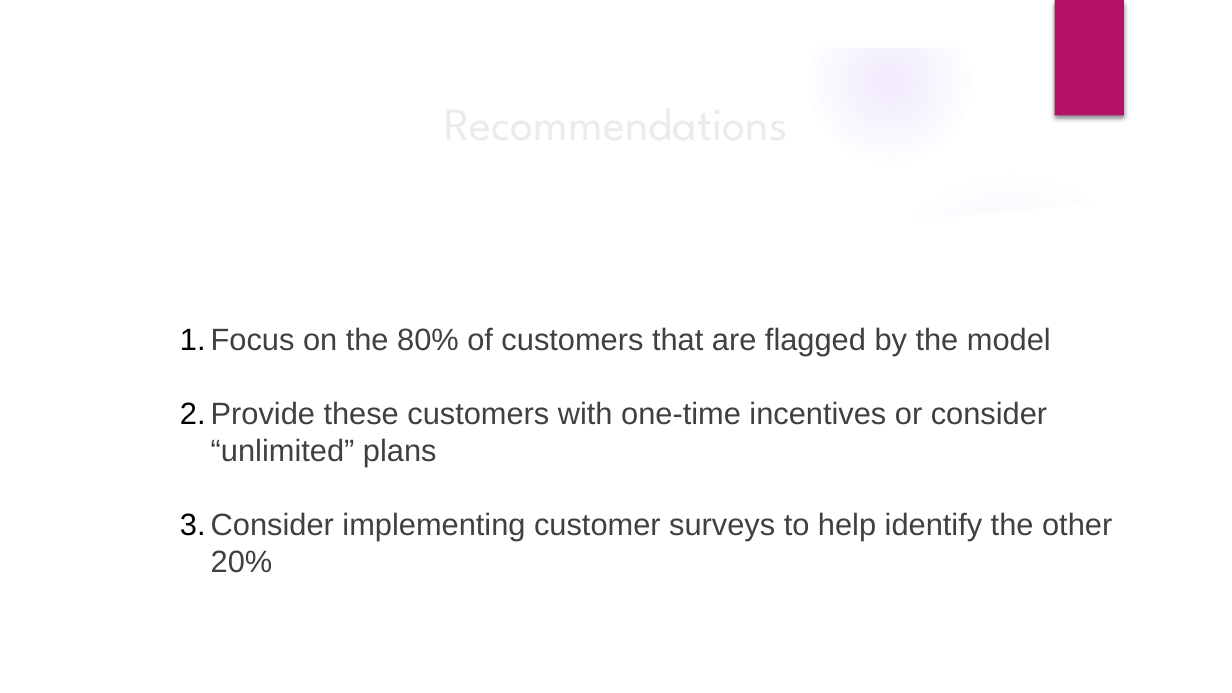
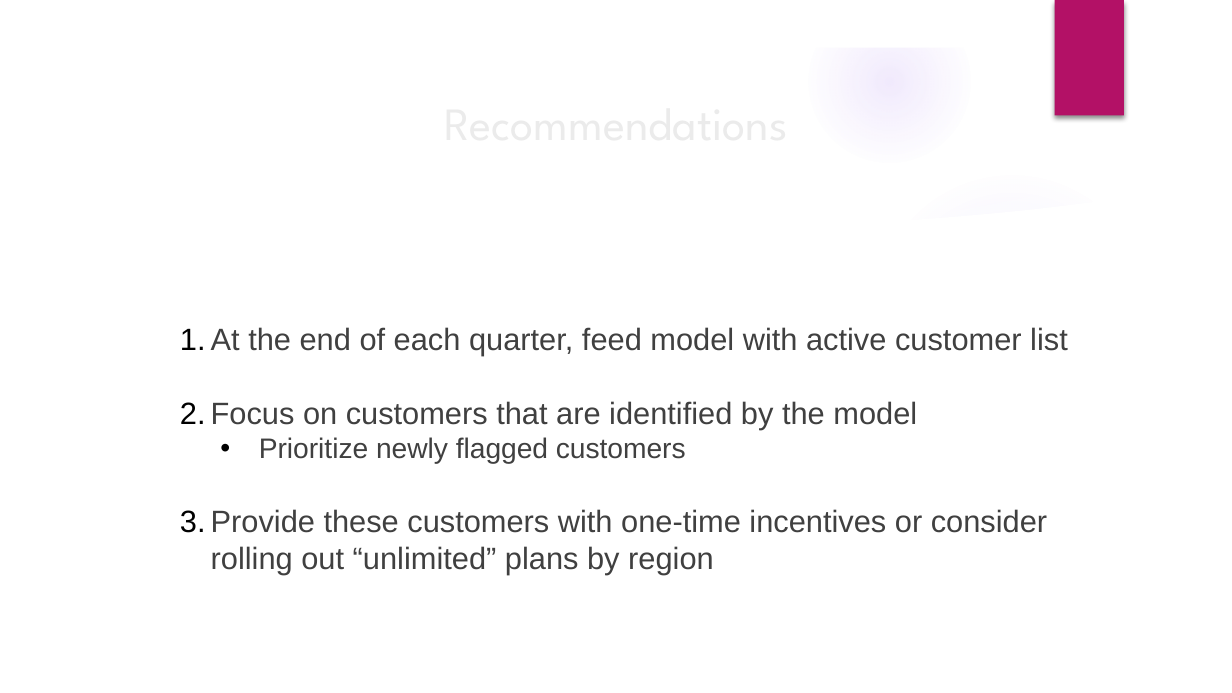
Before and after one commit to AliRampur/Phase-3-Project, a slide deck: slide 9 of Phase 3 Presentation.pptx. Drawn at 1232x693 pixels with LibreOffice and Linux fonts; fonts in the diff are those of the drawing; background and template pictures are left out. Boxes give left, top, right and bottom in pixels: in the first picture for what was removed or moved away, otherwise in the second. Text is boxed around its words. In the diff, an @@ line names an element or a change of style, - is before the commit and + after.

```diff
--- a/Phase 3 Presentation.pptx
+++ b/Phase 3 Presentation.pptx
@@ subtitle at (211,327,1068,574): text changed @@
-1. Focus on the 80% of customers that are flagged by the model
-2. Provide these customers with one-time incentives or consider “unlimited” plans
-3. Consider implementing customer surveys to help identify the other 20%
+1. At the end of each quarter, feed model with active customer list
+2. Focus on customers that are identified by the model
+  • Prioritize newly flagged customers
+3. Provide these customers with one-time incentives or consider rolling out “unlimited” plans by region
```
Also in this commit, not shown: 7 other slides changed, 1 slide added, 1 slide removed, 2 other files.
